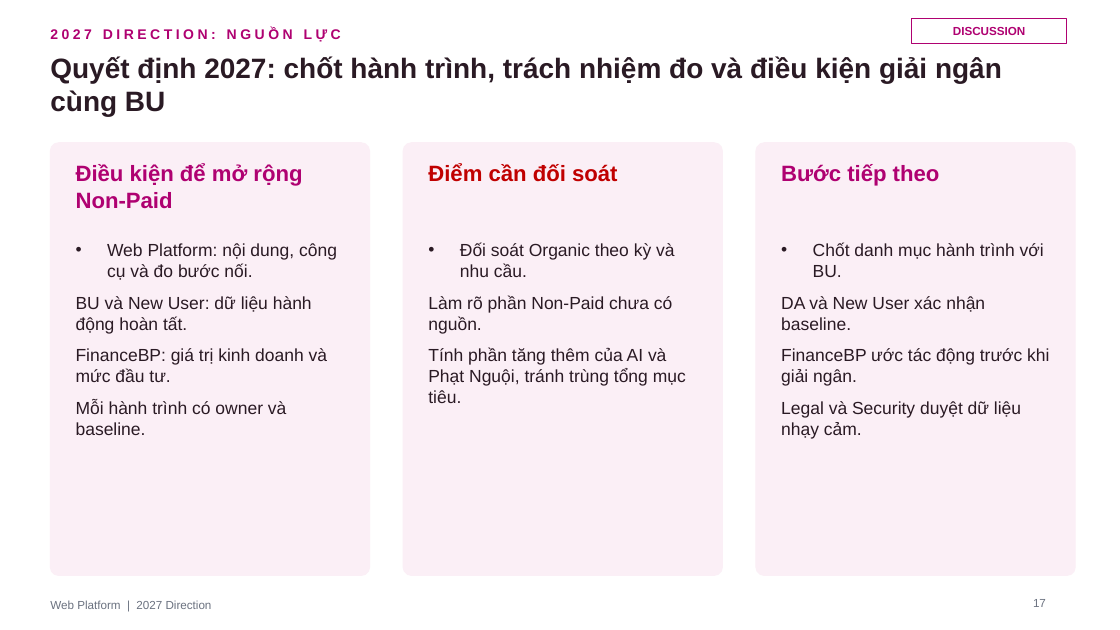
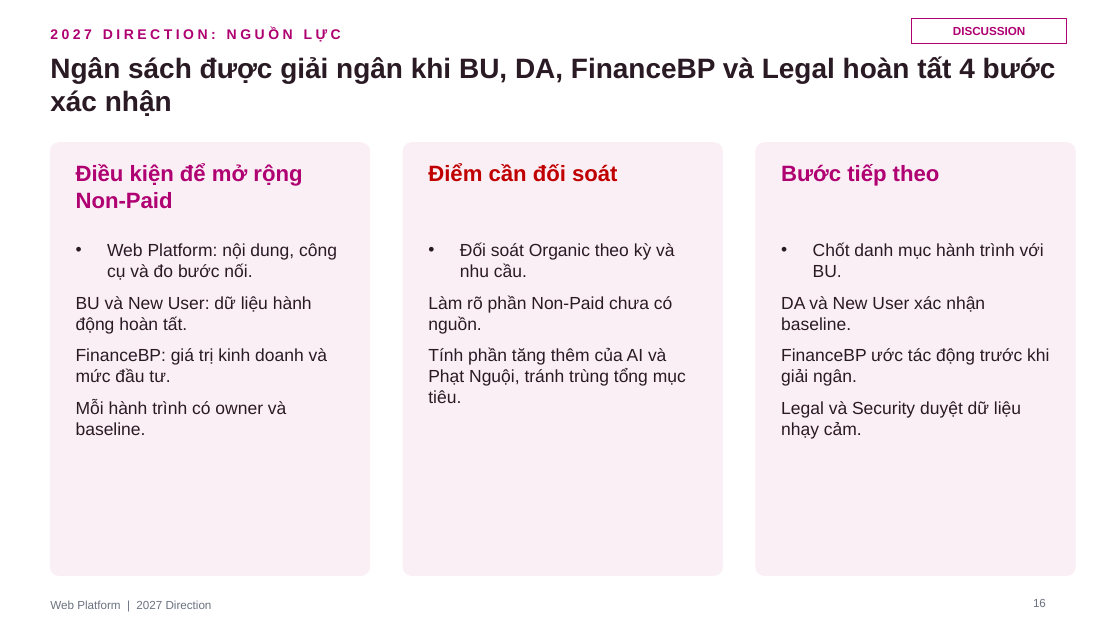
Before and after one commit to stormhoang/hienho-knowledgebase, a slide deck: slide 16 of 07_REPORTS/docs/strategy/2027 Direction - Web Platform (Framework).pptx (slide 17 before the commit). Drawn at 1120x630 pixels with LibreOffice and Linux fonts; fonts in the diff are those of the drawing. Boxes give left, top, right and bottom in pixels: in the first picture for what was removed or moved away, otherwise in the second. Text is boxed around its words. In the diff, an @@ line names an element or a change of style, - is before the commit and + after.

```diff
--- a/07_REPORTS/docs/strategy/2027 Direction - Web Platform (Framework).pptx
+++ b/07_REPORTS/docs/strategy/2027 Direction - Web Platform (Framework).pptx
@@ text at (x1=50, y1=56, x2=1056, y2=116): text changed @@
-Quyết định 2027: chốt hành trình, trách nhiệm đo và điều kiện giải ngân cùng BU
+Ngân sách được giải ngân khi BU, DA, FinanceBP và Legal hoàn tất 4 bước xác nhận
@@ page number at (x1=1033, y1=599, x2=1046, y2=607): text changed @@
-17
+16
```
Also in this commit, not shown: 12 other slides changed, 1 slide removed.
